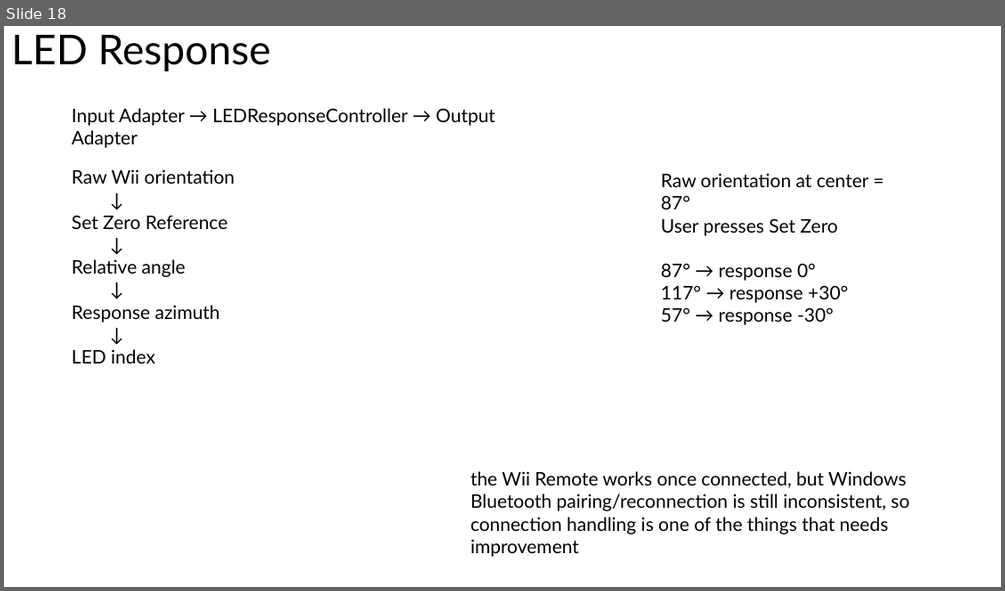
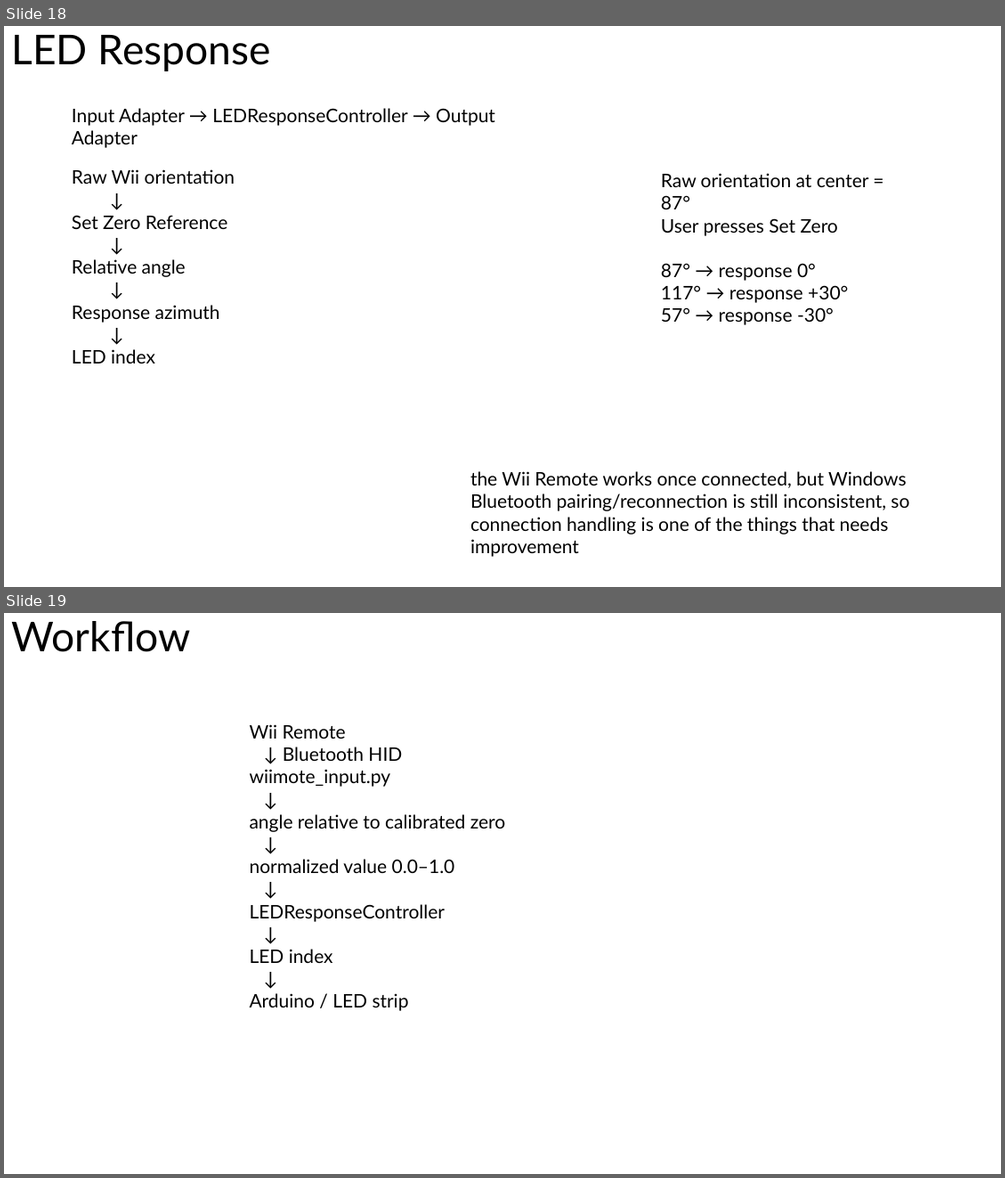
Before and after one commit to Won-Jang/VisualTrackingCore, a slide deck: docs/doc.pptx. Shown one above the other, each under a label of ours: slide 18 before the commit, slides 18 and 19 after it. The pictures are 1005x591 and 1005x1178 pixels, drawn with LibreOffice and Linux fonts; fonts in the diff are those of the drawing. Boxes give left, top, right and bottom in pixels: in the first picture for what was removed or moved away, otherwise in the second. Text is boxed around its words. In the diff, an @@ line names an element or a change of style, - is before the commit and + after.

```diff
--- a/docs/doc.pptx
+++ b/docs/doc.pptx
@@ slide 19 added at (4, 613, 1001, 1174), background #FFFFFF @@
@@ title added at (11, 621, 190, 652), 39.6 pt, text #000000 @@
+Workflow
@@ text added at (250, 724, 506, 1011), 18 pt, text #000000 @@
+Wii Remote
+↓ Bluetooth HID
+wiimote_input.py
+↓
+angle relative to calibrated zero
+↓
+normalized value 0.0–1.0
+↓
+LEDResponseController
+↓
+LED index
+↓
+Arduino / LED strip
```
Also in this commit, not shown: 11 other slides added, 4 slides removed.
